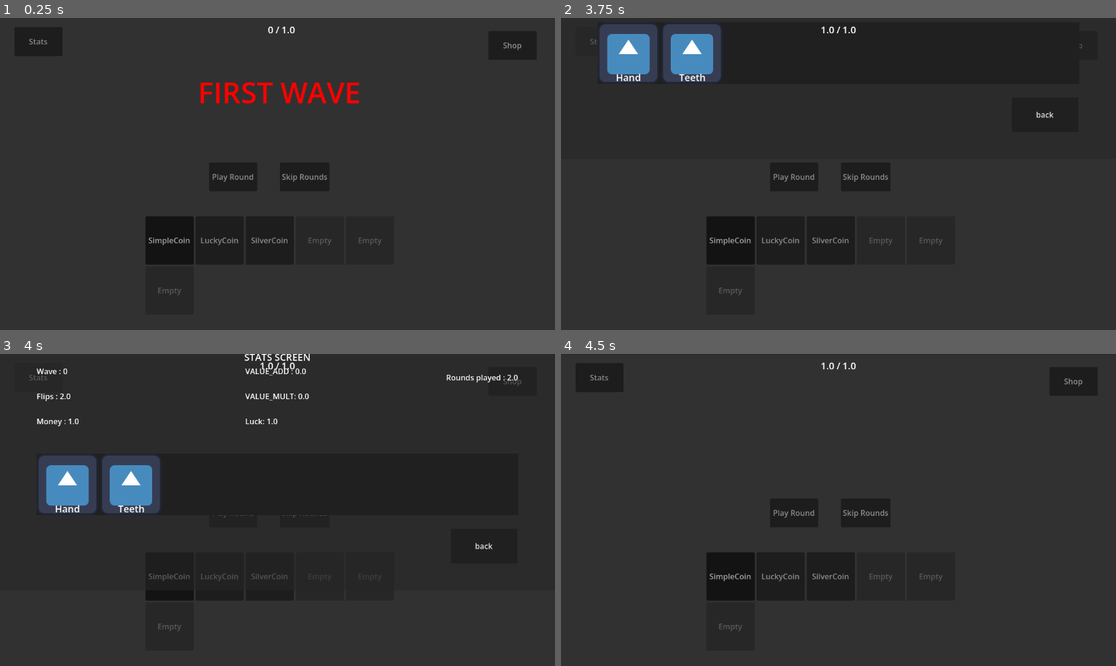
Above: before the commit, frames 1-4 (two rows, left to right).
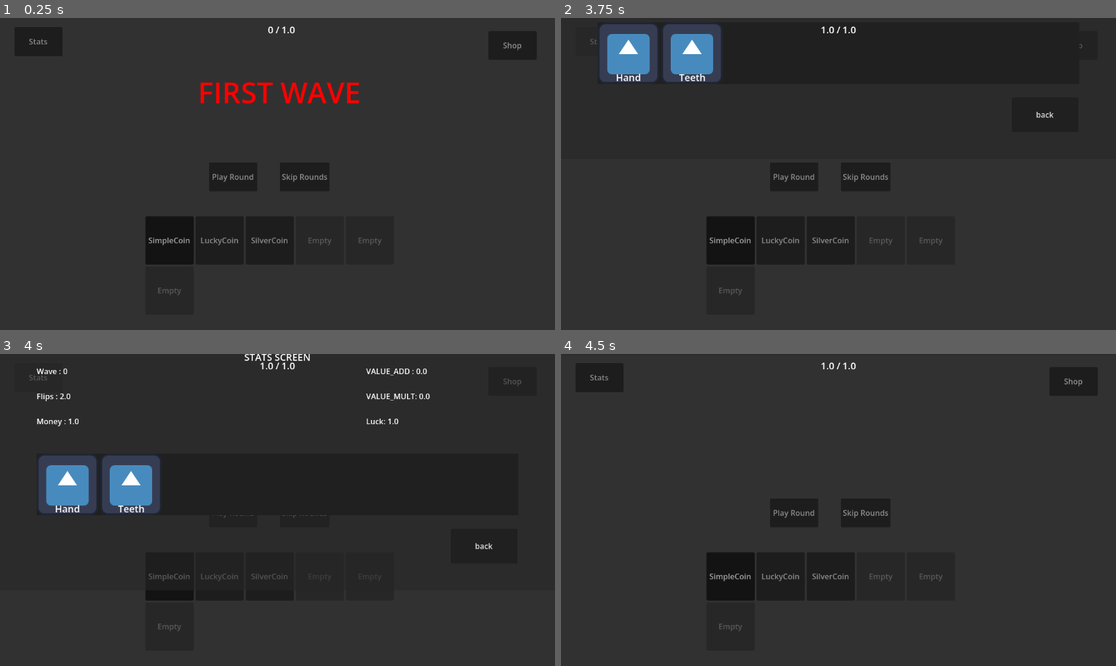
Above: after the commit, the same moments.

Repository: iceknith/Organ-Gambler-Full
Game: Godot game, scene res://src/game_scenes/main/main.tscn
Same seed, same stepped clock (60 frames per second), same inputs: the game is played once before the commit and once after it. The engine's default icon, where the game draws it, is replaced by a stand-in: a white triangle on a blue panel in a dark square.
Inputs:
- Up to frame 1 (0.25 s): no input
- Up to frame 2 (3.75 s): click "Play Round" at 0.5 s; click "Play Round" at 1.25 s; click "Skip Rounds" at 2 s; click "Skip Rounds" at 2.75 s; click "Stats" at 3.5 s
- Up to frame 3 (4 s): no input
- Up to frame 4 (4.5 s): click "back" at 4.25 s

Frames 1-2 are identical in both runs. In frame 3, 0.6% of the frame differs, in the area x 44-94%, y 4-23%; in frame 4, nothing differs.

Commit message:
minor bug fix

Diff:
--- a/src/game_scenes/context/context.gd
+++ b/src/game_scenes/context/context.gd
@@ -8,19 +8,18 @@
 @export_group("Display duration:")
 @export var duration:float = 2
 
+###---Signals---###
+signal context_finished
+
 ###---Functions---###
 func _ready() -> void:
 	clear()
-
-
-signal context_finished
 
 func display_message(_title:String="", _subtitle:String= "", _body:String ="", _duration:float =0):
 	print("debug?")
 	title.text = _title
 	subtitle.text = _subtitle
 	body.text =  _body
-	#Main.main.switch_to_scene("context")
 
 	# display timeout
 	if _duration == 0 : await get_tree().create_timer(duration).timeout
--- a/src/game_scenes/hub/hub.gd
+++ b/src/game_scenes/hub/hub.gd
@@ -14,7 +14,6 @@
 	$PlayRound.pressed.connect(Main.main.switch_to_scene.bind("round"))
 	$Shop.pressed.connect(Main.main.switch_to_scene.bind("shop"))
 	$Stats.pressed.connect(Main.main.switch_to_scene.bind("stats"))
-	$SkipRounds.pressed.connect(on_new_wave)
 
 	GameData.new_wave.connect(on_new_wave)
 	GameData.game_over.connect(on_game_over)
@@ -29,7 +28,6 @@
 		new_wave = true
 
 func return_scene() -> void:
-	# verifie si il dois en effect afficher son ecran
 	if(new_wave):
 		message_requested.emit("Wave "+str(GameData.wave),"objective "+str(GameData.wave_objective),"good luck",3)
 		new_wave =false
--- a/src/game_scenes/stats/stats.gd
+++ b/src/game_scenes/stats/stats.gd
@@ -3,13 +3,11 @@
 ###---Nodes---###
 @onready var label_1: Label = $VBoxContainer/HBoxContainer/Label1
 @onready var label_2: Label = $VBoxContainer/HBoxContainer/Label2
-@onready var label_3: Label = $VBoxContainer/HBoxContainer/Label3
 @onready var organs_container: GridContainer = $VBoxContainer/ScrollContainer/MarginContainer/OrgansContainer
 
 ###---Variables---###
 var label1_innit_text:String
 var label2_innit_text:String
-var label3_innit_text:String
 
 # Reprend le fonctionnement du stats screen de la jam
 func _ready():
@@ -17,7 +15,6 @@
 
 	label1_innit_text = label_1.text
 	label2_innit_text = label_2.text
-	label3_innit_text = label_3.text
 	refresh()
 
 func connect_signals():
@@ -42,10 +39,6 @@
 	label_2.text = label_2.text.replace("$VALUE_MULT", str(Player.get_attribute(Player.Attributes.VALUE_MULT)))
 	label_2.text = label_2.text.replace("$Luck", str(Player.get_attribute(Player.Attributes.LUCK)))
 
-	label_3.text = label3_innit_text
-	label_3.text = label_3.text.replace("$ROUND1",  str(Player.get_attribute(GameData.round)))
-	label_3.text = label_3.text.replace("$ROUND3",  str( GameData.round))
-
 func _on_money_changed(new_money_count:float=0)->void:
 	refresh()
 
--- a/src/game_scenes/stats/stats.tscn
+++ b/src/game_scenes/stats/stats.tscn
@@ -68,16 +68,6 @@
 
 "
 
-[node name="Label3" type="Label" parent="VBoxContainer/HBoxContainer" unique_id=1040266898]
-layout_mode = 2
-size_flags_horizontal = 10
-text = "Rounds played : $ROUND1
-
-
-
-
-"
-
 [node name="ScrollContainer" type="ScrollContainer" parent="VBoxContainer" unique_id=1354315263]
 layout_mode = 2
 size_flags_vertical = 3
